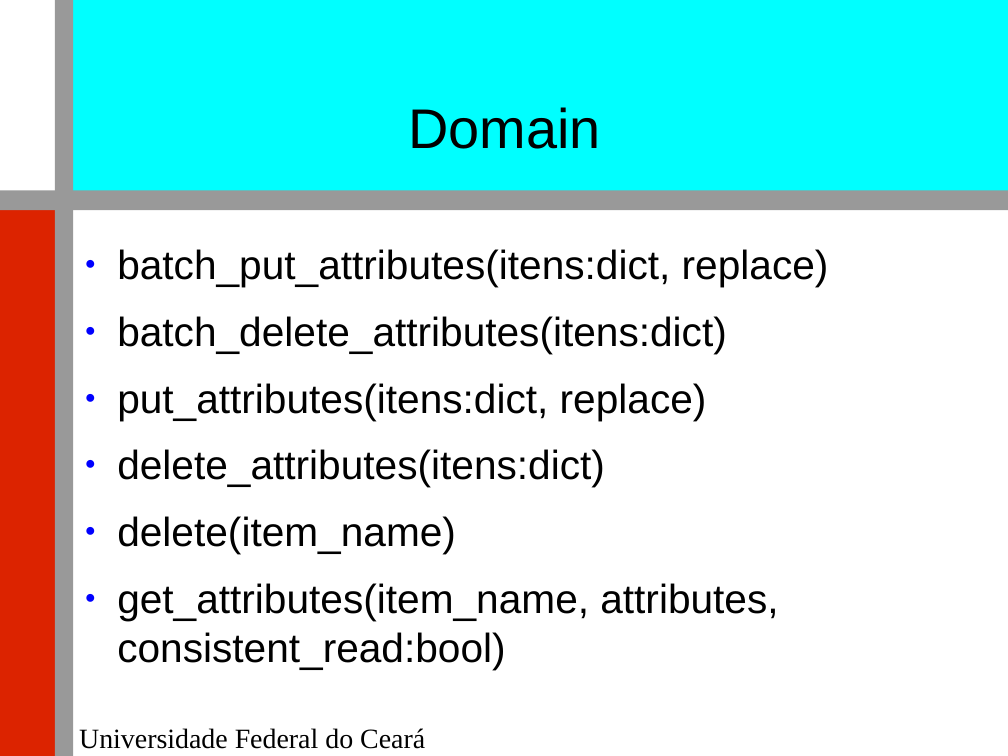
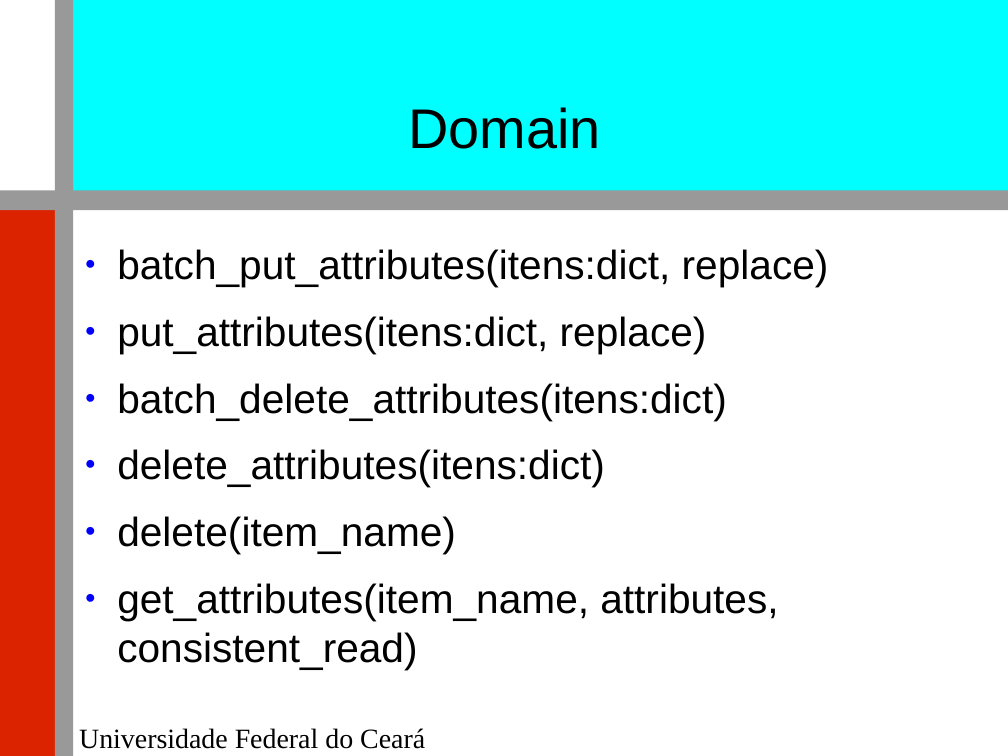
Before and after one commit to renatocjn/NoSQL_TF, a slide deck: slide 20 of Apresentação.odp. Drawn at 1008x756 pixels with LibreOffice and Linux fonts; fonts in the diff are those of the drawing; background and template pictures are left out. Boxes give left, top, right and bottom in pixels: in the first picture for what was removed or moved away, otherwise in the second. Text is boxed around its words. In the diff, an @@ line names an element or a change of style, - is before the commit and + after.

```diff
--- a/Apresentação.odp
+++ b/Apresentação.odp
@@ text at (x1=117, y1=316, x2=707, y2=353): paragraph added @@
+● put_attributes(itens:dict, replace)
@@ text at (x1=117, y1=383, x2=707, y2=420): paragraph removed @@
-● put_attributes(itens:dict, replace)
@@ text at (x1=117, y1=583, x2=778, y2=669): text changed @@
-● get_attributes(item_name, attributes, consistent_read:bool)
+● get_attributes(item_name, attributes, consistent_read)
```
Also in this commit, not shown: 7 other slides changed, 1 other file.
